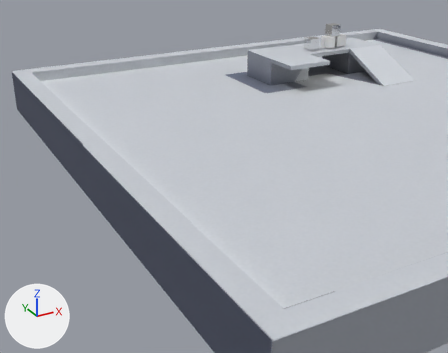
The glTF model assets/terrain.glb as it was, and as the next commit left it.
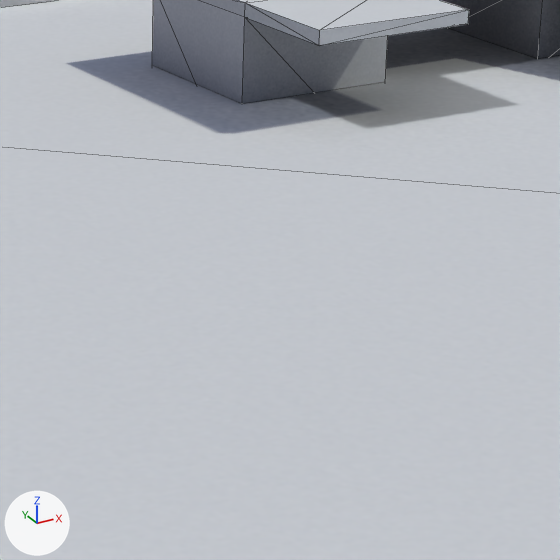
There are two pictures of each version: one from a 50 mm camera at (-15.56, -17.83, 7.27) aimed at (-5.5, 0.46, -1.87), one close up on the part from 46% to 79% of the width and 17% to 58% of the height. The lights are fixed; the arrows at lower left show +X, +Y and +Z. The older version's two pictures come first. The close-ups show mesh edges as thin lines. Where no turn or scale is listed for an object, it has been applied to the vertices.

In view in the first close-up: 'SM_ground', 'SM_ramp'.
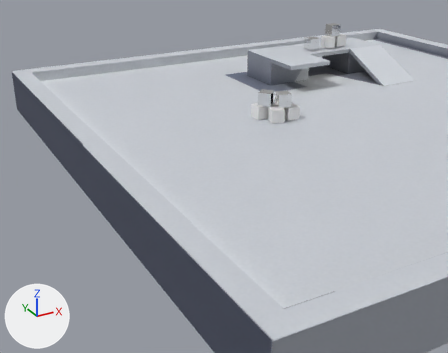
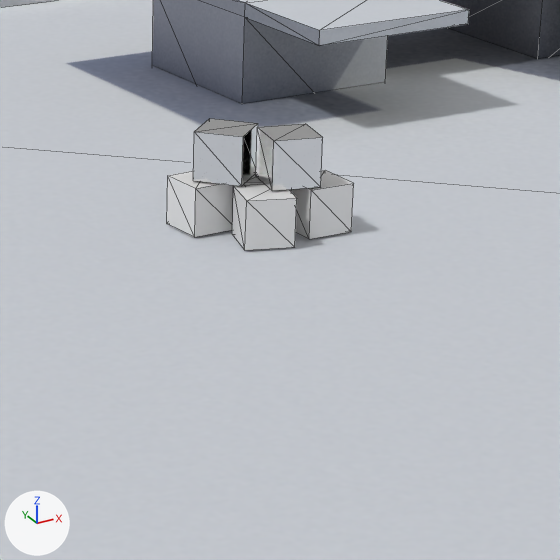
Where the change shows, as pixel boxes [x1, y1, x2, y2] in the close-ups (560 x 560 px):
'DM_crate.006', added: after [256, 124, 323, 191]
'DM_crate.009', added: after [193, 119, 258, 186]
'DM_crate.004', added: after [232, 184, 297, 250]
'DM_crate.007', added: after [167, 171, 234, 237]
'DM_crate.005', added: after [291, 170, 354, 239]
'DM_crate.008', added (mostly hidden): after [244, 173, 291, 191]

What changed in the scene script:
```text
Add me_dm_crate_009:
    me_dm_crate_009.from_pydata([(-0.342, 0.029, -0.243), (-0.342, 0.029, 0.243), (0.029, 0.342, -0.243), (0.029, 0.342, 0.243), (-0.029, -0.342, -0.243), (-0.029, -0.342, 0.243), (0.342, -0.029, -0.243), (0.342, -0.029, 0.243)], [], [(0, 1, 3), (0, 3, 2), (2, 3, 7), (2, 7, 6), (6, 7, 5), (6, 5, 4), (4, 5, 1), (4, 1, 0), (2, 6, 4), (2, 4, 0), (7, 3, 1), (7, 1, 5)])
    me_dm_crate_009.materials.append(mat_metal)  # white #e7e7e7
Add me_dm_crate_008:
    me_dm_crate_008.from_pydata([(-0.327, -0.105, -0.243), (-0.327, -0.105, 0.243), (-0.105, 0.327, -0.243), (-0.105, 0.327, 0.243), (0.105, -0.327, -0.243), (0.105, -0.327, 0.243), (0.327, 0.105, -0.243), (0.327, 0.105, 0.243)], [], [(0, 1, 3), (0, 3, 2), (2, 3, 7), (2, 7, 6), (6, 7, 5), (6, 5, 4), (4, 5, 1), (4, 1, 0), (2, 6, 4), (2, 4, 0), (7, 3, 1), (7, 1, 5)])
Add me_dm_crate_007:
    me_dm_crate_007.from_pydata([(-0.233, -0.253, -0.243), (-0.233, -0.253, 0.243), (-0.253, 0.233, -0.243), (-0.253, 0.233, 0.243), (0.253, -0.233, -0.243), (0.253, -0.233, 0.243), (0.233, 0.253, -0.243), (0.233, 0.253, 0.243)], [], [(0, 1, 3), (0, 3, 2), (2, 3, 7), (2, 7, 6), (6, 7, 5), (6, 5, 4), (4, 5, 1), (4, 1, 0), (2, 6, 4), (2, 4, 0), (7, 3, 1), (7, 1, 5)])
Add me_dm_crate_006:
    me_dm_crate_006.from_pydata([(-0.296, -0.174, -0.243), (-0.296, -0.174, 0.243), (-0.174, 0.296, -0.243), (-0.174, 0.296, 0.243), (0.174, -0.296, -0.243), (0.174, -0.296, 0.243), (0.296, 0.174, -0.243), (0.296, 0.174, 0.243)], [], [(0, 1, 3), (0, 3, 2), (2, 3, 7), (2, 7, 6), (6, 7, 5), (6, 5, 4), (4, 5, 1), (4, 1, 0), (2, 6, 4), (2, 4, 0), (7, 3, 1), (7, 1, 5)])
    me_dm_crate_006.materials.append(mat_metal)  # white #e7e7e7
Add me_dm_crate_005:
    me_dm_crate_005.from_pydata([(-0.246, -0.24, -0.243), (-0.246, -0.24, 0.243), (-0.24, 0.246, -0.243), (-0.24, 0.246, 0.243), (0.24, -0.246, -0.243), (0.24, -0.246, 0.243), (0.246, 0.24, -0.243), (0.246, 0.24, 0.243)], [], [(0, 1, 3), (0, 3, 2), (2, 3, 7), (2, 7, 6), (6, 7, 5), (6, 5, 4), (4, 5, 1), (4, 1, 0), (2, 6, 4), (2, 4, 0), (7, 3, 1), (7, 1, 5)])
Add ob_dm_crate_009:
    ob_dm_crate_009 = bpy.data.objects.new('DM_crate.009', me_dm_crate_009)
    ob_dm_crate_009.location = (-3.6, 0.7, 0.77)
Add ob_dm_crate_008:
    ob_dm_crate_008 = bpy.data.objects.new('DM_crate.008', me_dm_crate_008)
    ob_dm_crate_008.location = (-3.2, 0.63, 0.26)
Add ob_dm_crate_007:
    ob_dm_crate_007 = bpy.data.objects.new('DM_crate.007', me_dm_crate_007)
    ob_dm_crate_007.location = (-3.79, 0.81, 0.26)
Add ob_dm_crate_006:
    ob_dm_crate_006 = bpy.data.objects.new('DM_crate.006', me_dm_crate_006)
    ob_dm_crate_006.location = (-3.16, 0.28, 0.77)
Add ob_dm_crate_005:
    ob_dm_crate_005 = bpy.data.objects.new('DM_crate.005', me_dm_crate_005)
    ob_dm_crate_005.location = (-2.85, 0.22, 0.26)
Add ob_dm_crate_004:
    ob_dm_crate_004 = bpy.data.objects.new('DM_crate.004', me_dm_crate_001.copy())  # the mesh of ob_dm_crate_001
    ob_dm_crate_004.location = (-3.5, 0.16, 0.26)
```
